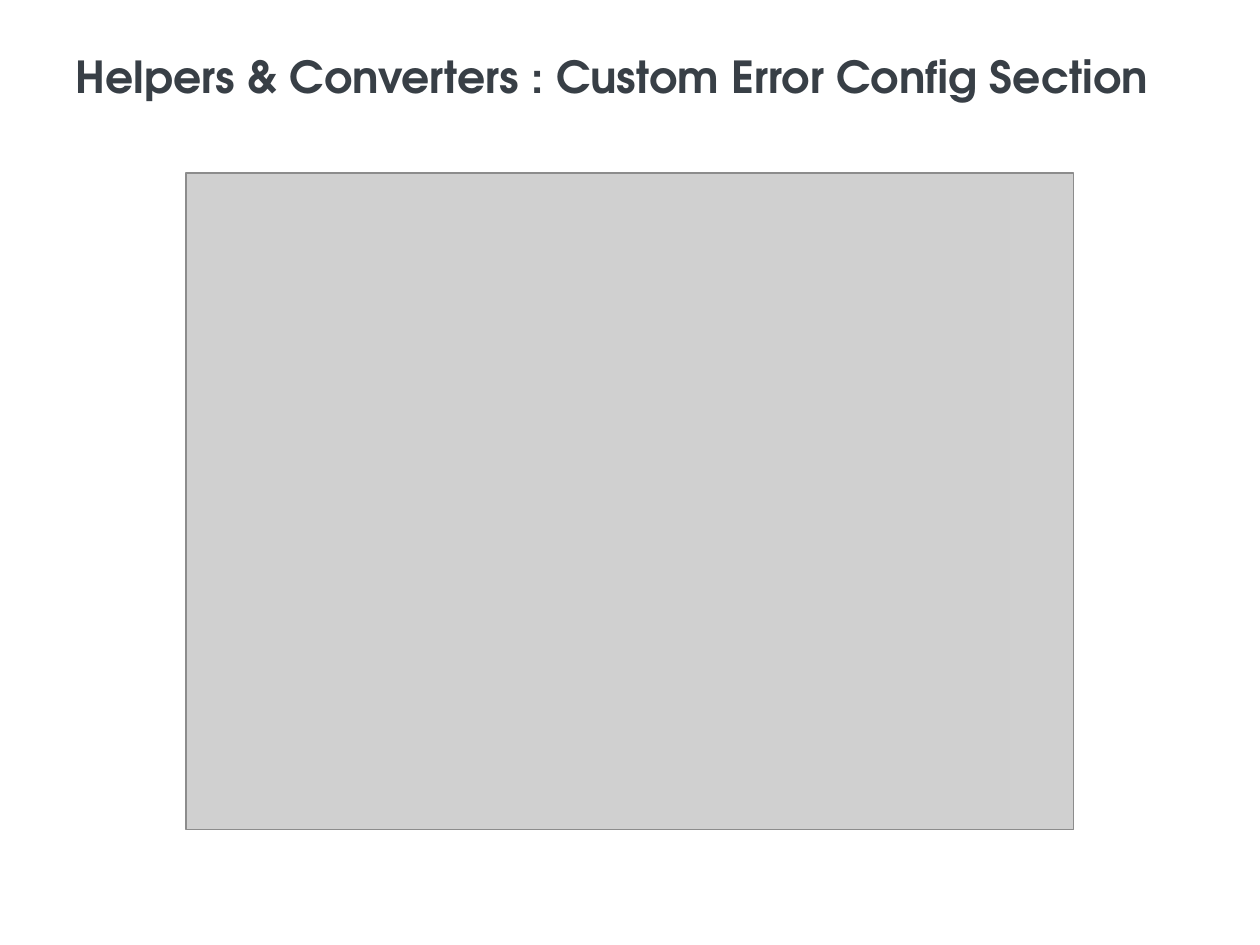
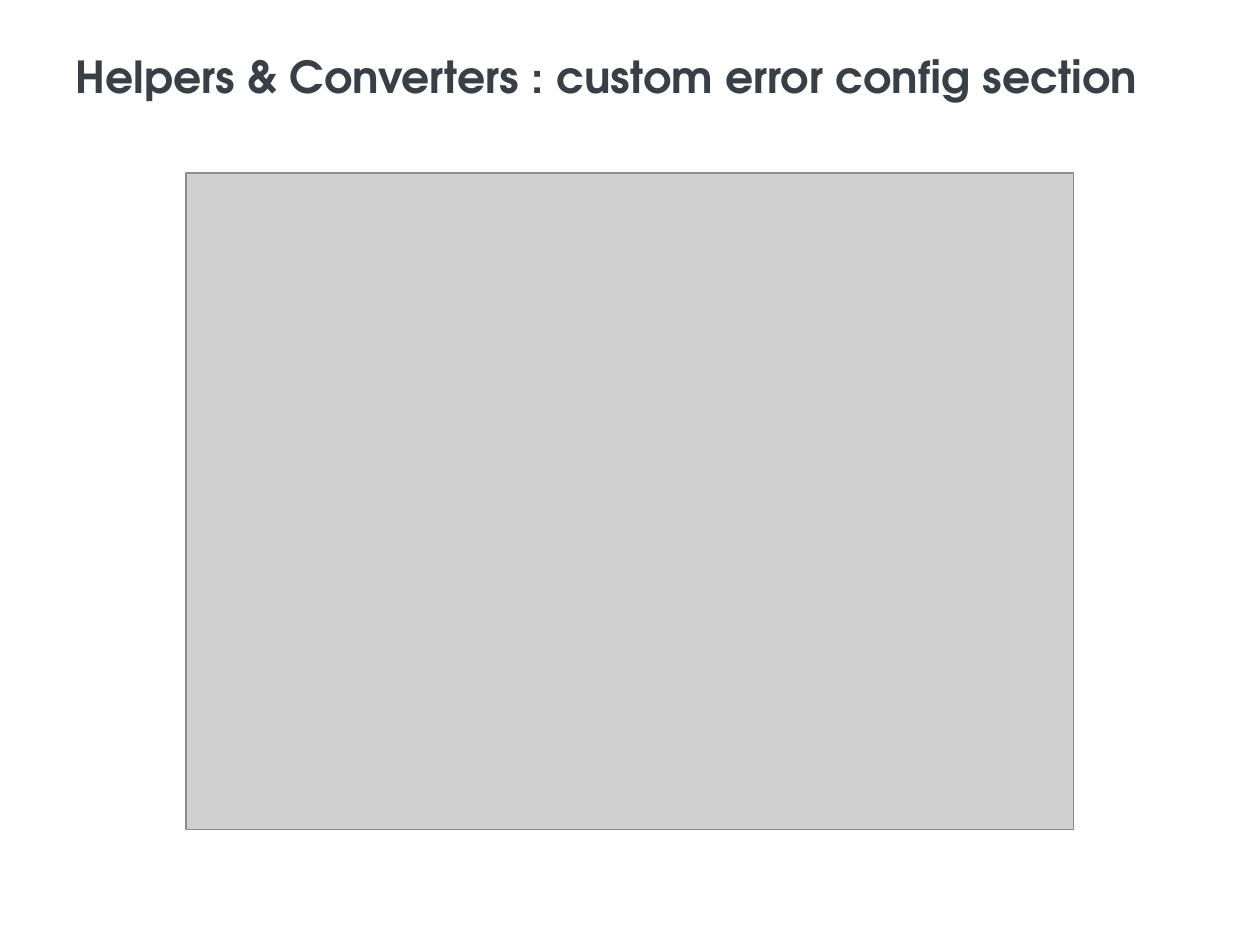
Before and after one commit to BlueInt32/prez_error_handling, a slide deck: slide 56 of Error Handling presentation.pptx (slide 52 before the commit). Drawn at 1260x945 pixels with LibreOffice and Linux fonts; fonts in the diff are those of the drawing; grey boxes stand for pictures; background and template pictures are left out. Boxes give left, top, right and bottom in pixels: in the first picture for what was removed or moved away, otherwise in the second. Text is boxed around its words. In the diff, an @@ line names an element or a change of style, - is before the commit and + after.

```diff
--- a/Error Handling presentation.pptx
+++ b/Error Handling presentation.pptx
@@ title at <box>76,59,1137,103</box>: text changed @@
-Helpers & Converters : Custom Error Config Section
+Helpers & Converters : custom error config section
```
Also in this commit, not shown: 36 other slides changed, 4 slides added, 6 other files.
